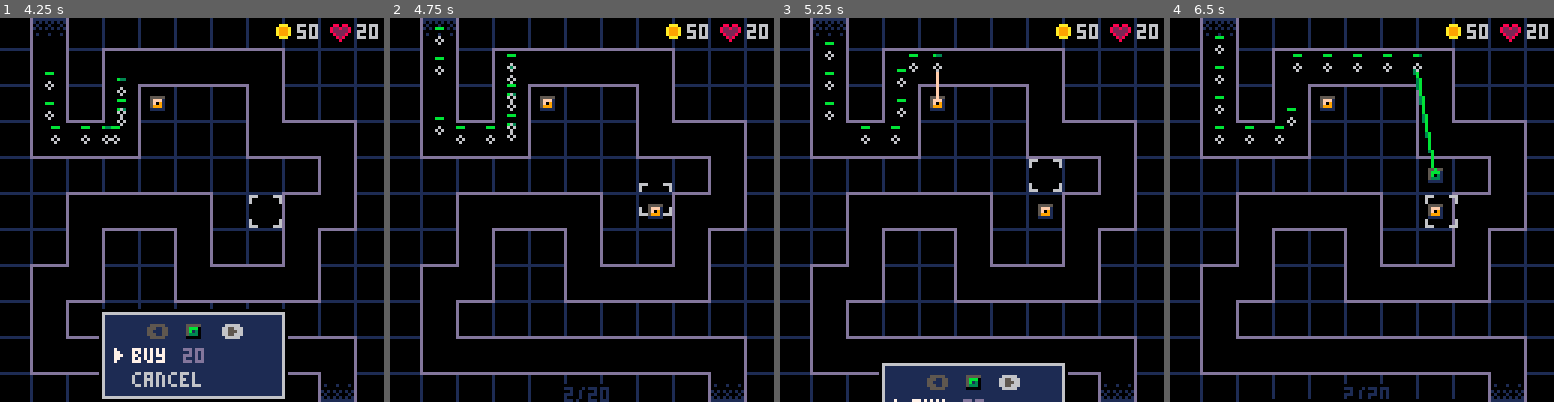
Above: before the commit, frames 1-4 (left to right).
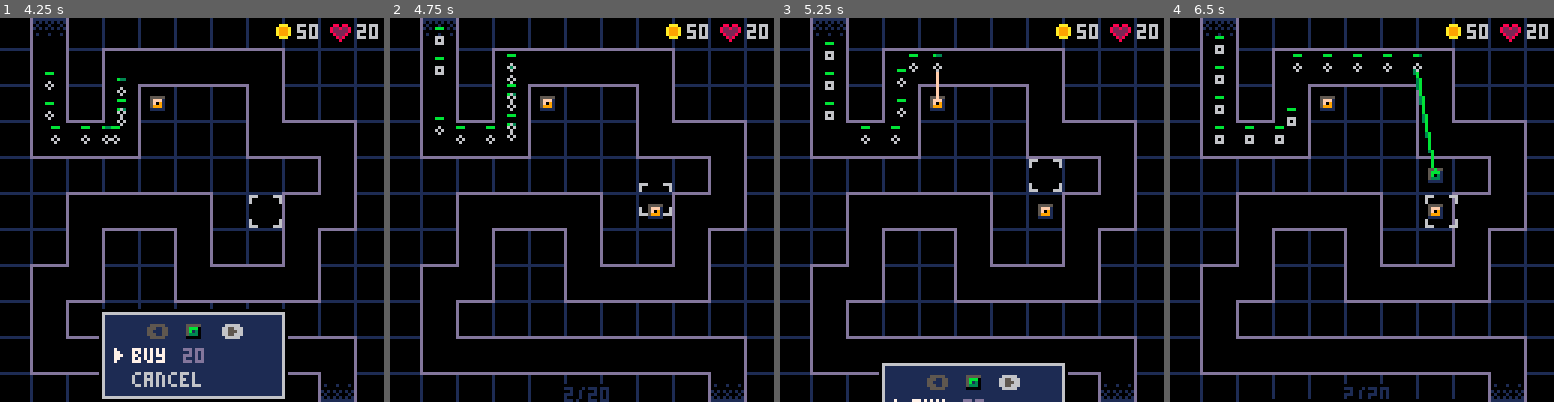
Above: after the commit, the same moments.

Repository: beardedsakimonkey/pixel_td.p8
Game: PICO-8 cartridge pixel_td.p8
Same seed, same stepped clock (60 frames per second), same inputs: the game is played once before the commit and once after it.
Inputs:
- Up to frame 1 (4.25 s): tap X (X key) at 0.33, 1.07, 1.85, 2.97, 4.08 s; tap O (Z key) at 0.7, 1.7, 2.1, 2.5, 2.9, 3.3, 3.7, 4.1 s; hold Right 1.6-2.1 s; hold Up 2.15-2.42 s; hold Right 2.47-3.03 s; hold Left 3.08-3.58 s; hold Down 3.63-3.97 s; hold Right from 4.02 s (still down)
- Up to frame 2 (4.75 s): tap O (Z key) at 4.5 s; release Right at 4.68 s; hold Up from 4.73 s (still down)
- Up to frame 3 (5.25 s): tap O (Z key) at 4.9 s; release Up at 5.03 s; hold Left from 5.08 s (still down); tap X (X key) at 5.2 s
- Up to frame 4 (6.5 s): tap O (Z key) at 5.3, 5.7, 6.1 s; release Left at 5.68 s; hold Down 5.73-6.03 s; hold Right from 6.08 s (still down); tap X (X key) at 6.32 s

Frame 1 is identical in both runs. In frame 2, less than 0.1% of the frame differs, in the area x 11-15%, y 4-15%; in frame 3, less than 0.1%; in frame 4, 0.2%, in the area x 11-33%, y 7-33%.

Commit message:
add various enemy types

Diff:
--- a/core.lua
+++ b/core.lua
@@ -21,7 +21,6 @@
 }
 towers = {}
 wave = 0
-sending = 0
 gold = 50
 lives = 20
 
@@ -83,18 +82,6 @@
 --------------------------------------------------------------------------------
 function _update60()
     t += 1
-    -- Make enemy
-    if sending > 0 and t%20 == 0 then
-        local hp = 3*wave
-        local dx, dy = 0, 0
-        if     map[1].c == CRNR.top   then dy = 0.5
-        elseif map[1].c == CRNR.left  then dx = 0.5
-        elseif map[1].c == CRNR.right then dx = -0.5
-        elseif map[1].c == CRNR.bot   then dy = -0.5 end
-        make_enemy(hp, dx, dy)
-        sending -= 1
-    end
-
     update_selection()
 
     -- Handle button press
@@ -112,17 +99,14 @@
             end
         end
         if btnp(B.x) then
-            if sending == 0 then
-                -- Send next wave
-                wave += 1
-                sending = 10
-            end
+            send_wave()
         end
     end
 
     buy_menu:update()
     upg_menu:update()
 
+    spawn_enemy()
     update_enemies()
     update_bullets()
 
--- a/enemy.lua
+++ b/enemy.lua
@@ -1,13 +1,15 @@
+sending = 0
 enemies = {}
 -- Helps impl of enemy movement
 local path_points = {}
 
-function make_enemy(hp, dx, dy)
+local function make_enemy(type, max_hp, dx, dy)
     add(enemies, {
+        type=type,
         x=path_points[1].x,
         y=path_points[1].y,
         dx=dx, dy=dy,
-        hp=hp, max_hp=hp,
+        hp=max_hp, max_hp=max_hp,
         slow=1, slow_dur=0,
     })
 end
@@ -102,6 +104,21 @@
     end
 end
 
+function spawn_enemy()
+    if sending > 0 and t%20 == 0 then
+        sending -= 1
+        local dx, dy = 0, 0
+        if     map[1].c == CRNR.top   then dy = 0.5
+        elseif map[1].c == CRNR.left  then dx = 0.5
+        elseif map[1].c == CRNR.right then dx = -0.5
+        elseif map[1].c == CRNR.bot   then dy = -0.5 end
+        local max_hp = 3*wave
+        local type = wave % ENMY_LEN
+        if type == 0 then type = ENMY_LEN end
+        make_enemy(type, max_hp, dx, dy)
+    end
+end
+
 function update_enemies()
     foreach(enemies, function(enmy)
         if enmy.slow_dur == 0 then
@@ -117,7 +134,26 @@
 function draw_enemies()
     foreach(enemies, function(enmy)
         -- Draw enemy
-        circ(enmy.x, enmy.y, 1, C.light_gray)
+        if enmy.type == ENMY.circ_sm then
+            circ(enmy.x, enmy.y, 1, C.light_gray)
+        elseif enmy.type == ENMY.rect_sm then
+            rect(enmy.x-1, enmy.y-1, enmy.x+1, enmy.y+1, C.light_gray)
+        elseif enmy.type == ENMY.diam then
+            line(enmy.x, enmy.y-2, enmy.x-2, enmy.y, C.light_gray) -- top left
+            line(enmy.x, enmy.y+2) -- bot left
+            line(enmy.x+2, enmy.y) -- bot right
+            line(enmy.x, enmy.y-2) -- top right
+        elseif enmy.type == ENMY.arrow then
+            if enmy.dx ~= 0 then
+                line(enmy.x, enmy.y-2,
+                     enmy.x+(enmy.dx > 0 and 2 or -2), enmy.y, C.light_gray)
+                line(enmy.x, enmy.y+2)
+            else
+                line(enmy.x-2, enmy.y,
+                     enmy.x, enmy.y+(enmy.dy > 0 and 2 or -2), C.light_gray)
+                line(enmy.x+2, enmy.y)
+            end
+        end
         -- Draw hp
         local hp_y = enmy.y - 4
         rect(enmy.x-1, hp_y, enmy.x+1, hp_y, C.dark_green)
@@ -125,3 +161,10 @@
         rect(enmy.x-1, hp_y, (enmy.x-1)+hp_rem-1, hp_y, C.green)
     end)
 end
+
+function send_wave()
+    if sending == 0 then
+        wave += 1
+        sending = 10
+    end
+end
--- a/util.lua
+++ b/util.lua
@@ -1,12 +1,10 @@
-B = {left=0, right=1, up=2, down=3, z=4, x=5}
-
-C = {black=0,     dark_blue=1,  dark_purple=2, dark_green=3, brown=4,
-     dark_gray=5, light_gray=6, white=7,       red=8,        orange=9,
-     yellow=10,   green=11,     blue=12,       indigo=13,    pink=14,
-     peach=15}
-
-TWR = {green=1, red=2, yellow=3}
-CRNR = {tl=1, tr=2, bl=3, br=4, top=5, left=6, right=7, bot=8}
+local function tbl_len(t)
+    local len = 0
+    for _ in pairs(t) do
+        len += 1
+    end
+    return len
+end
 
 function tbl_filter(t, fn)
     local res = {}
@@ -25,6 +23,16 @@
         end
     end
 end
+
+B = {left=0, right=1, up=2, down=3, z=4, x=5}
+C = {black=0,     dark_blue=1,  dark_purple=2, dark_green=3, brown=4,
+     dark_gray=5, light_gray=6, white=7,       red=8,        orange=9,
+     yellow=10,   green=11,     blue=12,       indigo=13,    pink=14,
+     peach=15}
+TWR = {green=1, red=2, yellow=3}
+CRNR = {tl=1, tr=2, bl=3, br=4, top=5, left=6, right=7, bot=8}
+ENMY = {circ_sm=1, rect_sm=2, diam=3, arrow=4}
+ENMY_LEN = tbl_len(ENMY)
 
 function lerp(a, b, t)
     return a + (b-a)*t
